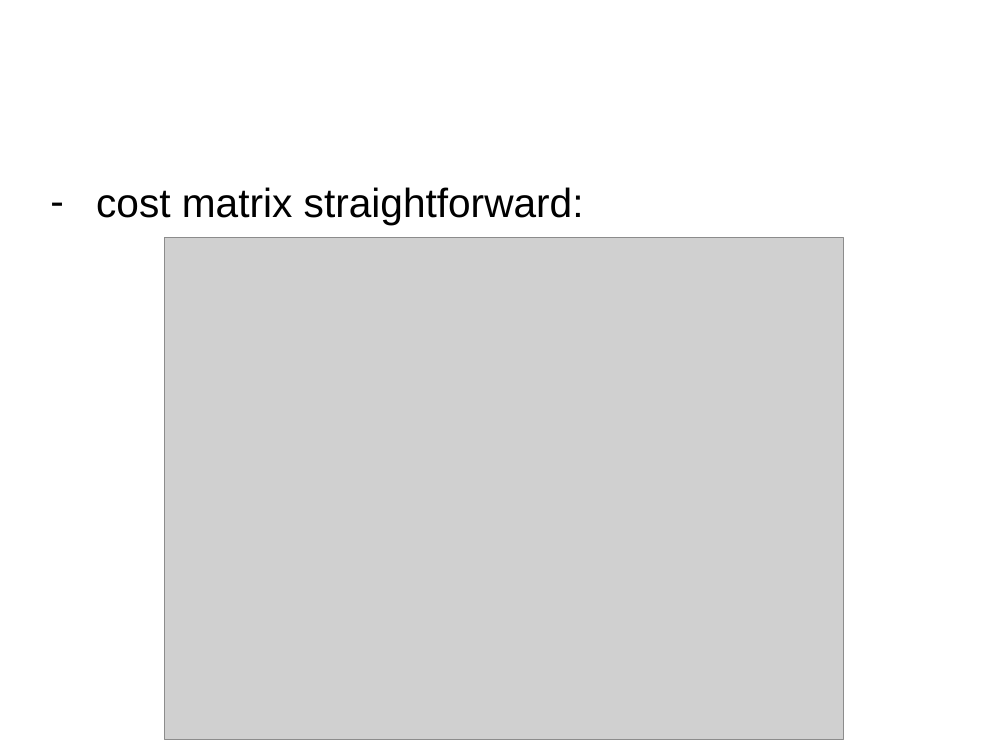
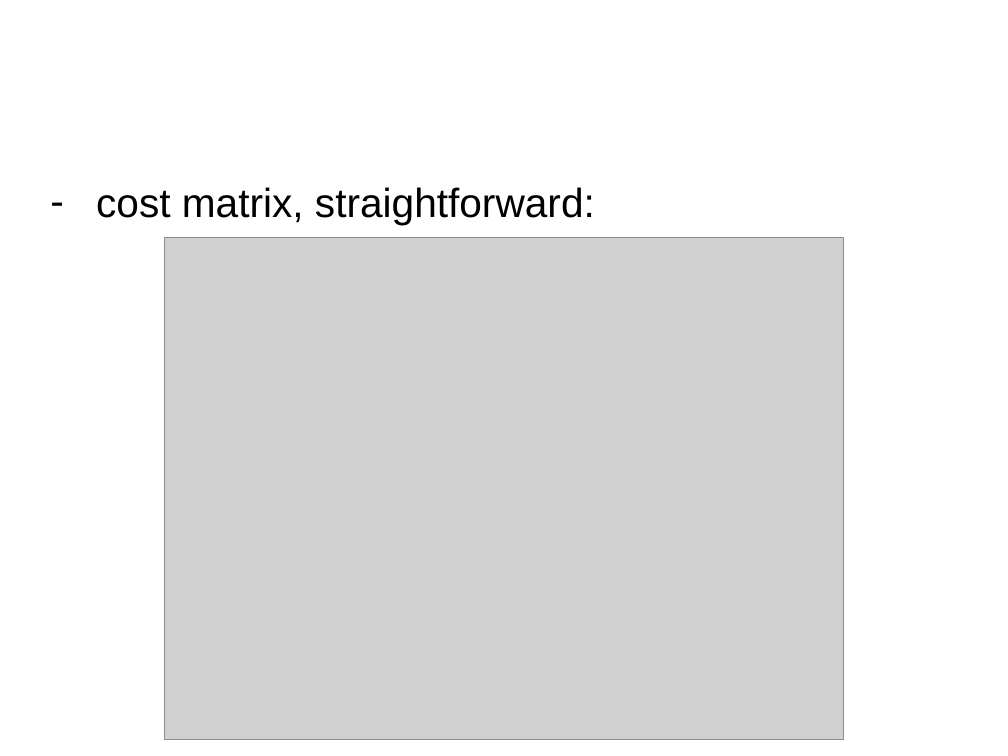
Before and after one commit to lukaszbinden/jmcs-pattern-recognition, a slide deck: slide 7 of Exercise_4/presentation.pptx. Drawn at 1008x756 pixels with LibreOffice and Linux fonts; fonts in the diff are those of the drawing; grey boxes stand for pictures. Boxes give left, top, right and bottom in pixels: in the first picture for what was removed or moved away, otherwise in the second. Text is boxed around its words. In the diff, an @@ line names an element or a change of style, - is before the commit and + after.

```diff
--- a/Exercise_4/presentation.pptx
+++ b/Exercise_4/presentation.pptx
@@ text at (x1=96, y1=187, x2=595, y2=225): text changed @@
-– cost matrix straightforward:
+– cost matrix, straightforward:
```
Also in this commit, not shown: 3 other slides changed, 2 slides added.
